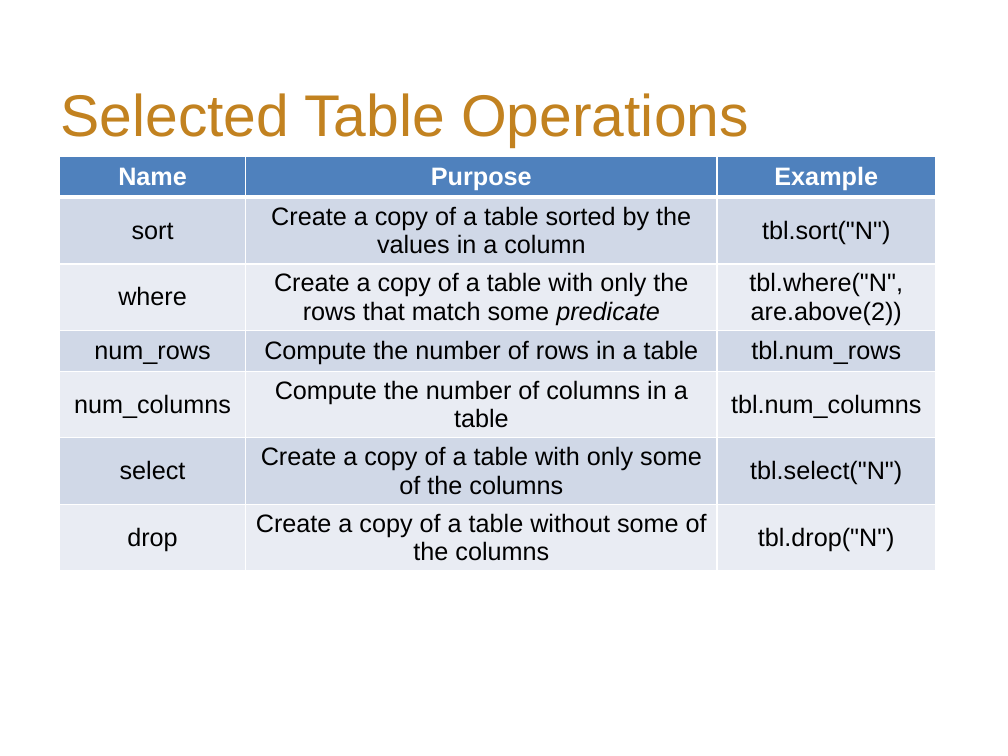
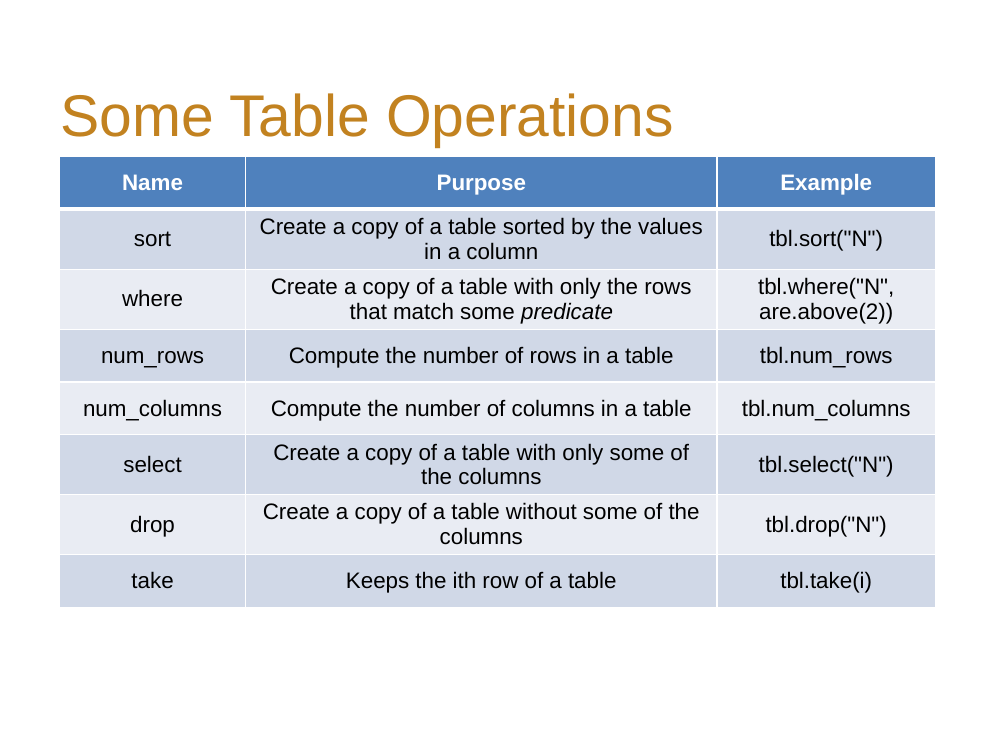
Before and after one commit to hLuo27/teaching, a slide deck: slide 10 of data8/slides/lab3.pptx (slide 7 before the commit). Drawn at 1008x756 pixels with LibreOffice and Linux fonts; fonts in the diff are those of the drawing; background and template pictures are left out. Boxes give left, top, right and bottom in pixels: in the first picture for what was removed or moved away, otherwise in the second. Text is boxed around its words. In the diff, an @@ line names an element or a change of style, - is before the commit and + after.

```diff
--- a/data8/slides/lab3.pptx
+++ b/data8/slides/lab3.pptx
@@ title at (x1=60, y1=93, x2=674, y2=147): text changed @@
-Selected Table Operations
+Some Table Operations
@@ table at (x1=59, y1=156, x2=936, y2=623) @@
+row 8: take | Keeps the ith row of a table | tbl.take(i)
```
Also in this commit, not shown: 2 other slides changed, 7 slides added, 5 slides removed, 9 other files.
